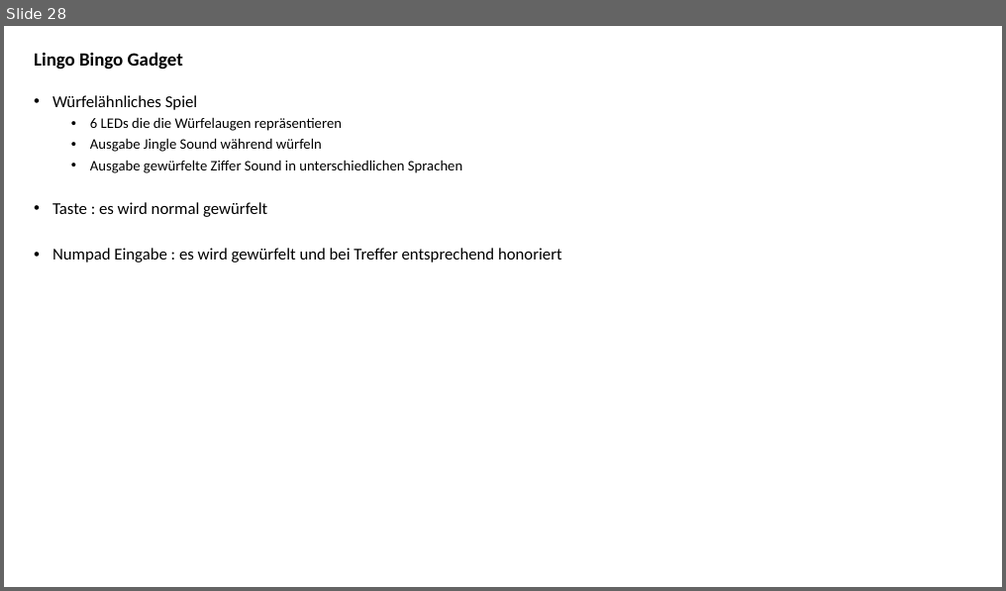
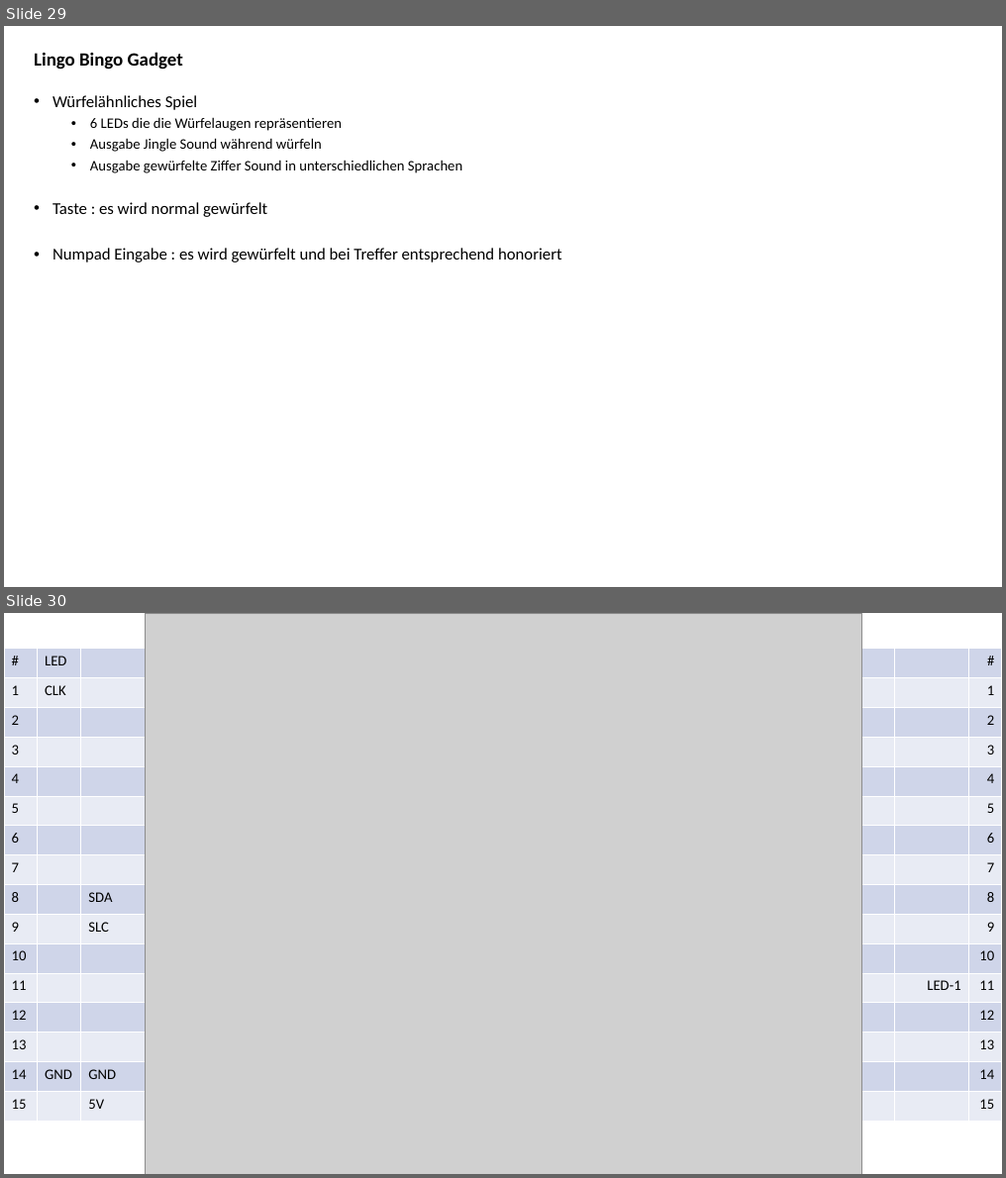
Before and after one commit to jeskes/activityboard, a slide deck: Activityboard.pptx. Shown one above the other, each under a label of ours: slide 28 before the commit, slides 29 and 30 after it. The pictures are 1006x591 and 1006x1178 pixels, drawn with LibreOffice and Linux fonts; fonts in the diff are those of the drawing; grey boxes stand for pictures. Boxes give left, top, right and bottom in pixels: in the first picture for what was removed or moved away, otherwise in the second. Text is boxed around its words. In the diff, an @@ line names an element or a change of style, - is before the commit and + after.

```diff
--- a/Activityboard.pptx
+++ b/Activityboard.pptx
@@ slide 30 added at [4,613,1002,1174], background #FFFFFF @@
@@ picture added at [145,613,862,1174] @@
@@ table added at [4,649,1002,1121], 16 rows, 5 columns @@
+# | LED |  |  | #
+1 | CLK |  |  | 1
+2 |  |  |  | 2
+3 |  |  |  | 3
+4 |  |  |  | 4
+5 |  |  |  | 5
+6 |  |  |  | 6
+7 |  |  |  | 7
+8 |  | SDA |  | 8
+9 |  | SLC |  | 9
+10 |  |  |  | 10
+11 |  |  | LED-1 | 11
+12 |  |  |  | 12
+13 |  |  |  | 13
+14 | GND | GND |  | 14
+15 |  | 5V |  | 15
@@ what was slide 28 is now slide 29 @@
```
Also in this commit, not shown: 4 slides changed, 1 other slide added.
